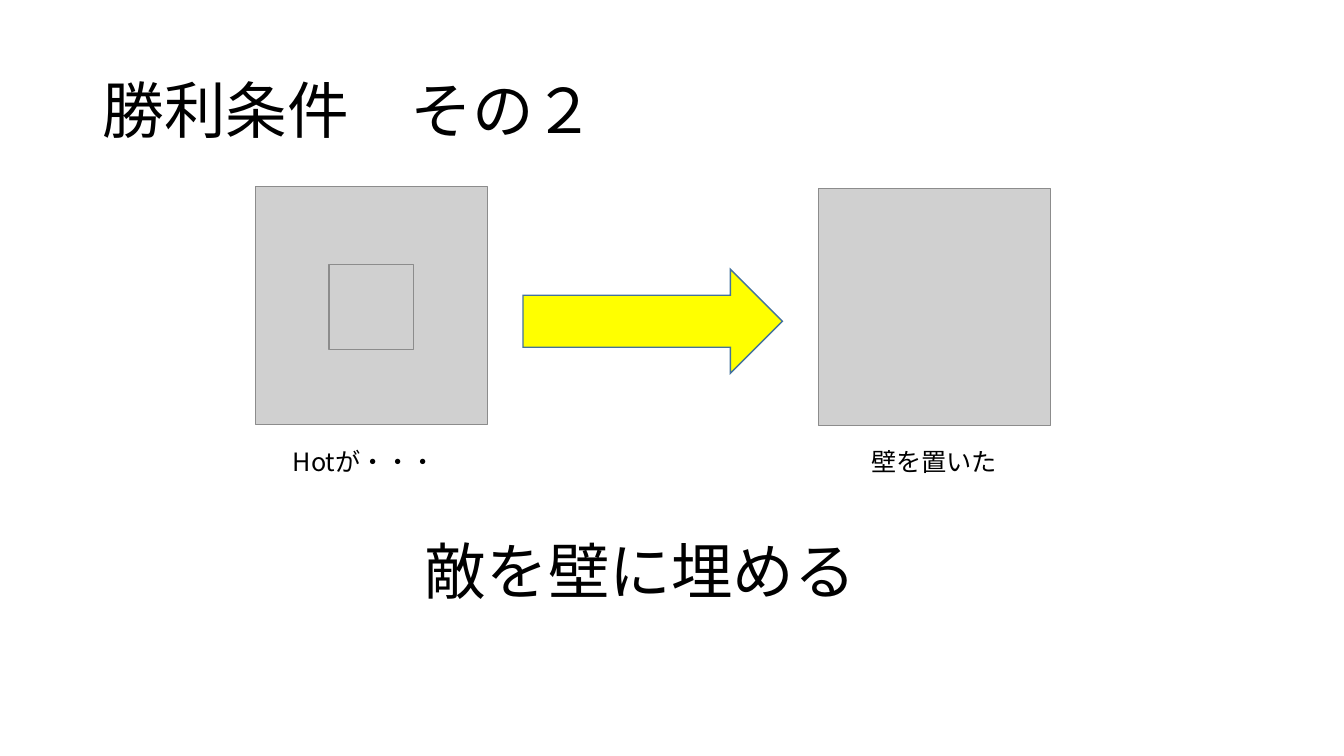
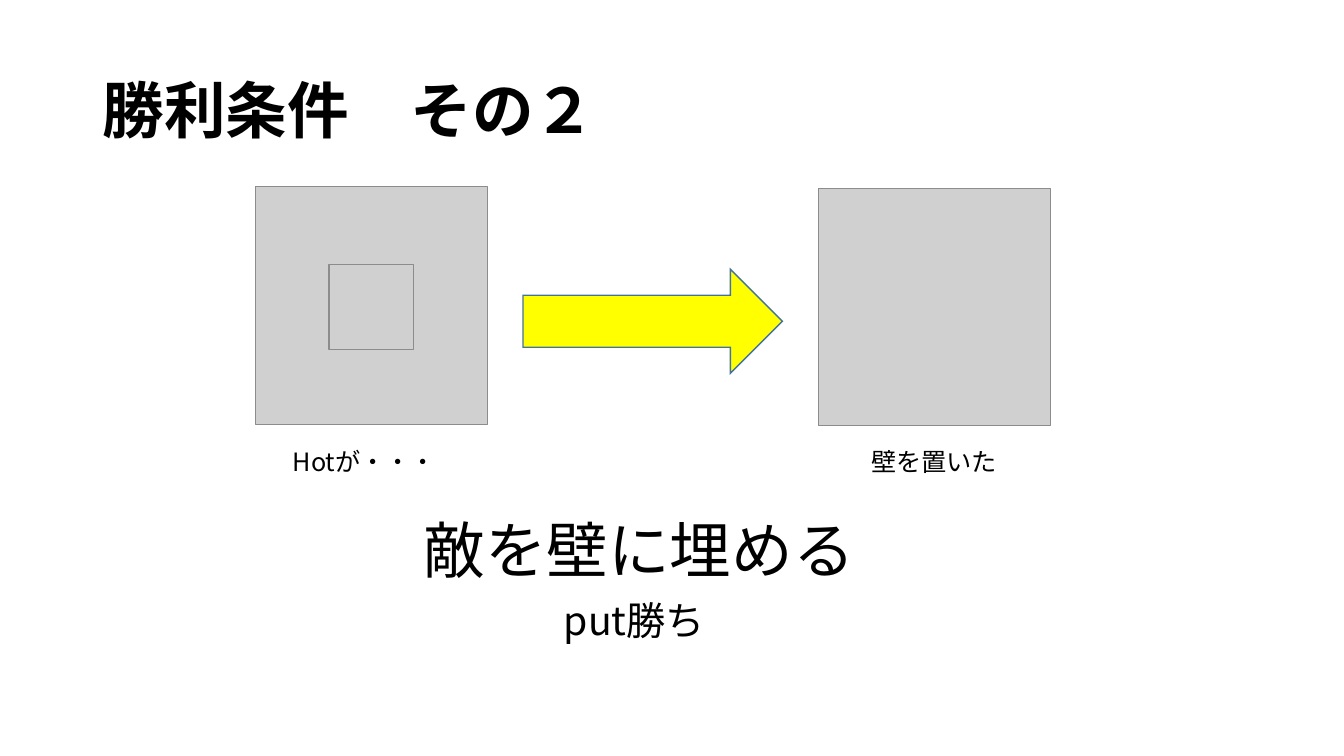
Before and after one commit to noko1024/ChaserDoc, a slide deck: slide 10 of New_U-16.pptx. Drawn at 1344x756 pixels with LibreOffice and Linux fonts; fonts in the diff are those of the drawing; grey boxes stand for pictures. Boxes give left, top, right and bottom in pixels: in the first picture for what was removed or moved away, otherwise in the second. Text is boxed around its words. In the diff, an @@ line names an element or a change of style, - is before the commit and + after.

```diff
--- a/New_U-16.pptx
+++ b/New_U-16.pptx
@@ title "勝利条件 その２" at bbox=[102, 80, 595, 139]: bold on @@
@@ text "敵を壁に埋める": place and size @@
-text "敵を壁に埋める" at bbox=[425, 542, 856, 599]
+text "敵を壁に埋める" at bbox=[424, 521, 855, 578]
@@ text added at bbox=[564, 602, 705, 644], 28 pt, text #000000 @@
+put勝ち
```
Also in this commit, not shown: 12 other slides changed, 6 slides added.
